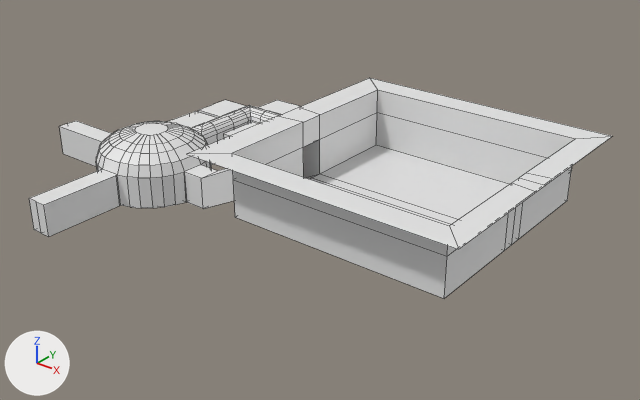
The FBX model Assets/Art/Environment/prison blockoutv2 3D.fbx as it was, and as the next commit left it.
The view is the same before and after, from a camera (50 mm lens) standing at (123.0, -265.0, 127.0) and looking at (-40.0, -61.0, 1.0). The lights are fixed; the arrows at lower left show +X, +Y and +Z. Mesh edges are drawn as thin lines.
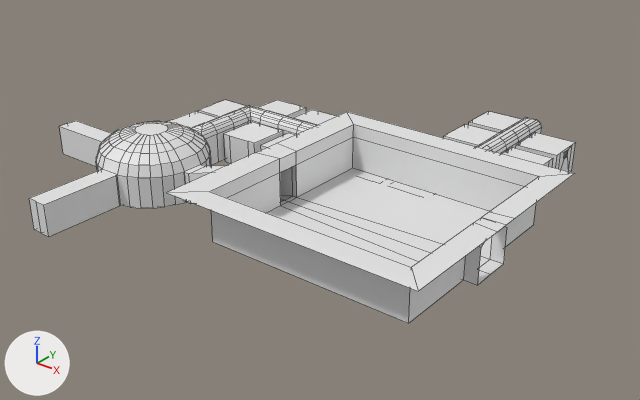
The change in detail:
me_plane is used by ob_plane; location (-7.5, 0.0, 0.0).
me_plane had 882 vertices, 814 faces and spanned x -132.0..54.0, y -131.0..23.0, z 0.0..40.0.
me_plane now has 969 vertices, 898 faces and spans x -132.0..45.0, y -131.0..23.0, z 0.0..26.0.
Part 1, on me_plane:
29 faces are deleted.
18 vertices in x -25.0..54.0, y -124.0..-45.0, z 40.0 move by (-9.0, 0.0, -14.0).
7 vertices in x -17.0..47.0, y -116.0..-53.0, z 22.0 move by (-9.0, 0.0, -11.0).
6 vertices in x -17.0..47.0, y -116.0..-53.0, z 32.0 move by (-9.0, 0.0, -10.0).
5 vertices in x -59.0, y -88.0..-81.0, z 0.0..11.0 move by (-6.0, 0.0, 0.0).
6 vertices move from x -17.0..47.0, y -88.0..-81.0, z 22.0..32.0 to x -27.0..38.0, y -91.0..-78.0, z 11.0..26.0.
9 vertices are added at x -27.0..21.0, y -88.0..8.0, z 7.0..22.0.
72 new vertices lie (0.0, 0.0, -4.0) away from vertices in x -90.0..6.0, y -58.0..20.0, z 11.0.
6 new vertices lie (4.0, 0.0, 0.0) away from vertices in x 47.0, y -88.0..-81.0, z 22.0..32.0.
113 new faces join them.

What differs and where, as boxes [x1, y1, x2, y2] in the pictures (640 x 400 px):
'Plane', reshaped (6% narrower): before [29, 78, 612, 298]; after [29, 100, 576, 323]
part 1 of me_plane, built on: before [187, 78, 612, 298]; after [166, 112, 575, 323]
